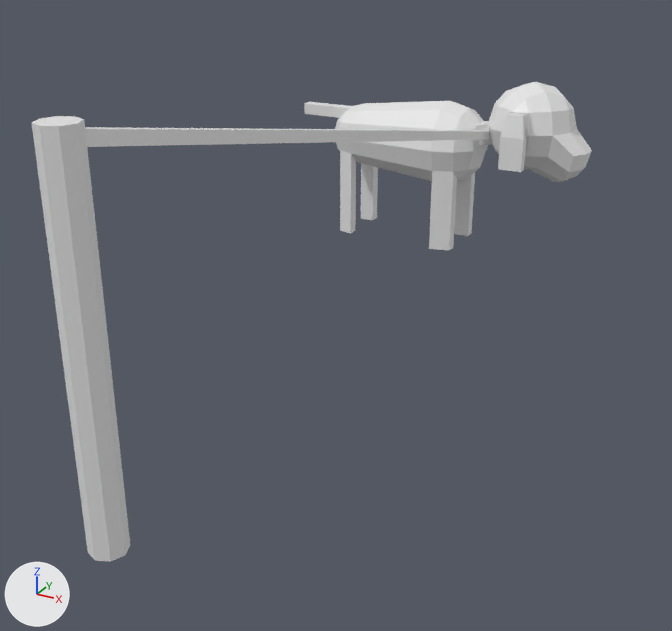
Before and after pictures for a commit that changed the FBX model model/dog.fbx.
Rendered twice from a 50 mm camera at (1.09, -1.07, 1.13) aimed at (-0.05, 1.0, 0.09). The axes (+X, +Y, +Z) are drawn at lower left. The lights are the same throughout. Vertices at the same position are counted once.

Names of what the first picture shows: 'Dog'.
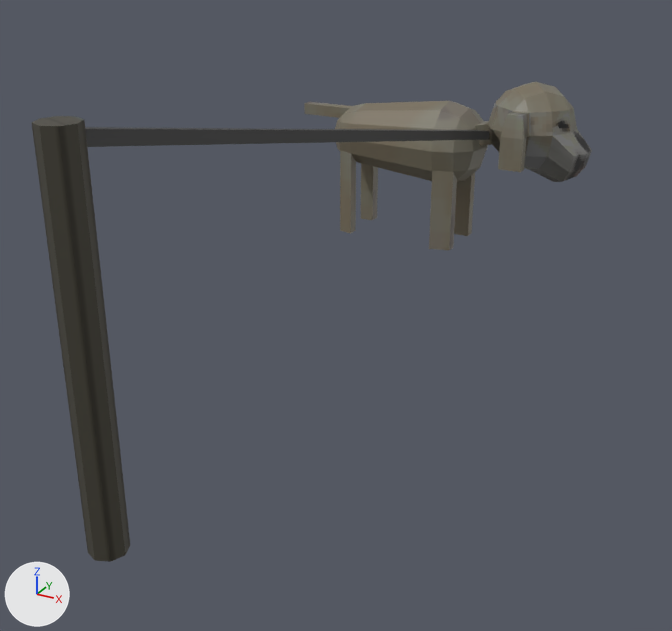
Changed parts and their boxes [x1, y1, x2, y2] in the pictures (672 x 631 px; the box of a moved part takes in the faces that stretch with it):
part 1 of me_cube_005, moved or reshaped
    both: [488, 108, 587, 182]
part 2 of me_cube_005, recoloured (grey to black)
    both: [32, 82, 592, 562]

Diff of the bpy script that builds the scene:
```diff
--- a/model/dog.fbx.py
+++ b/model/dog.fbx.py
@@ img_t_atlas_d_png @@
+img_t_atlas_d_png = load_image('T_ATLAS_D.png', '../material/Texture/T_ATLAS_D.png', 1024, 1024, 'sRGB')
@@ mat_material @@
+mat_material = principled_material('Material')
+mat_material.texture = img_t_atlas_d_png
@@ me_cube_005 @@
 # used by ob_dog; location = (0.0, 0.0, 0.0)
-me_cube_005.from_pydata(...)  # 265 vertices, 267 faces; spans x -0.73..0.35, y -0.04..2.22, z 0.0..0.82
+me_cube_005.from_pydata(...)  # 247 vertices, 247 faces; spans x -0.73..0.35, y -0.04..2.22, z 0.0..0.82
+# me_cube_005 part 1
+# 17 vertices are removed from x 0.06..0.29, y 1.9..2.11, z 0.3..0.45
+# 38 faces are deleted
+# 26 new faces join them
+# me_cube_005 part 2: 221 faces spanning x -0.73..0.35, y -0.04..2.22, z 0.0..0.82 switch from no material to mat_material (picture img_t_atlas_d_png)
```
